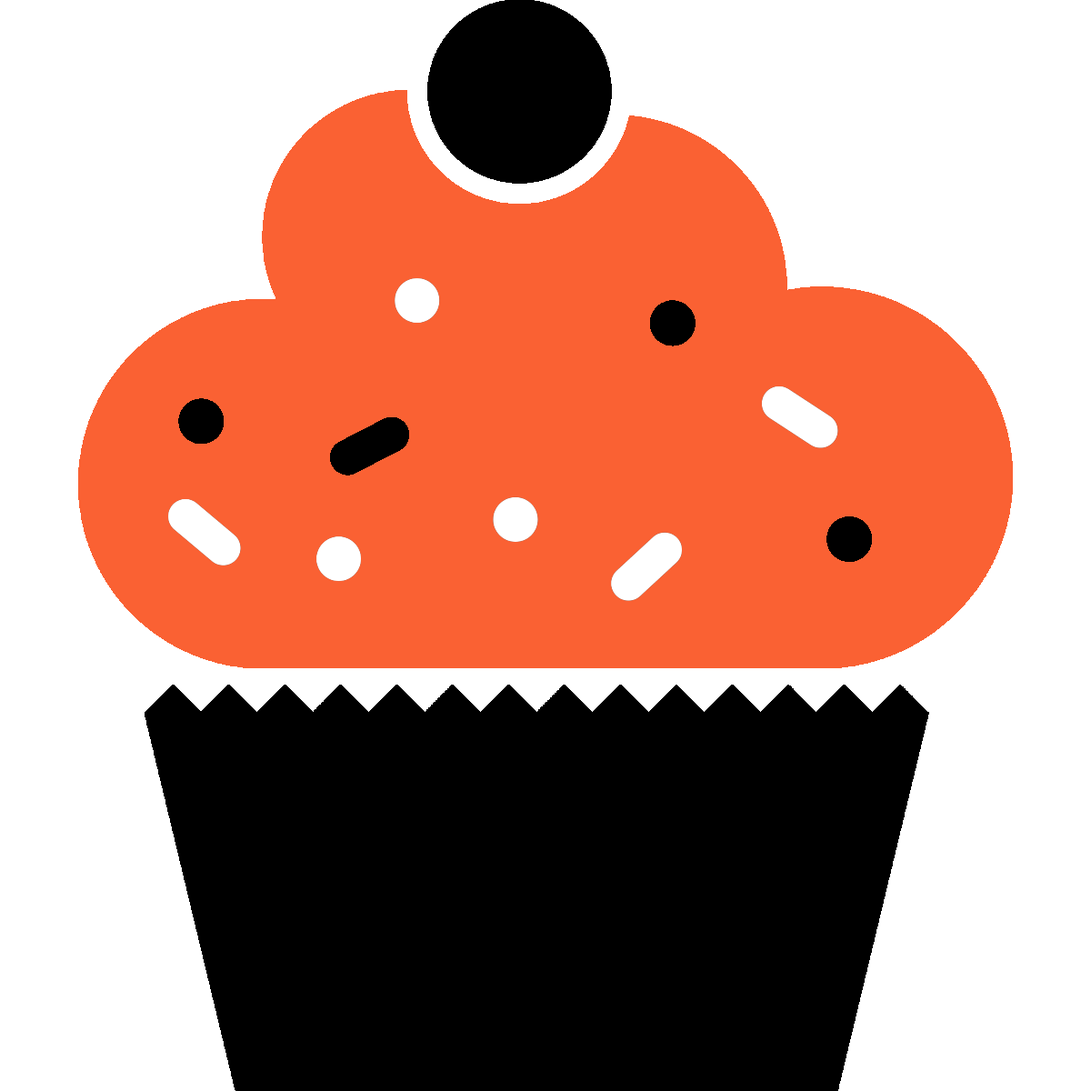
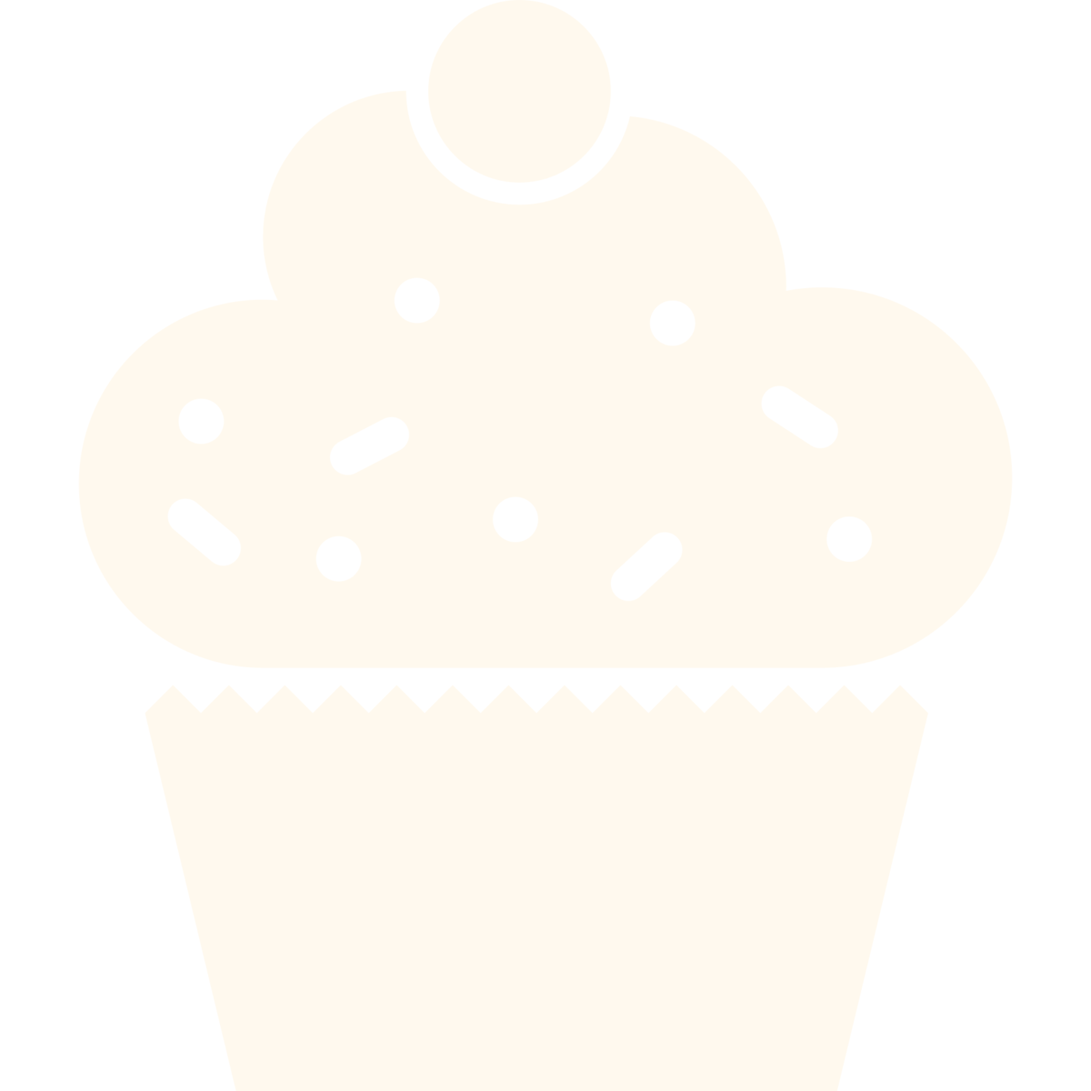
Layers edited between the first and the second 1091px x 1091px image:
hid "Cherry" over (427, 0, 613, 184)
hid "Layer 1" over (178, 300, 873, 563)
hid "Frosting" over (78, 90, 1014, 669)
hid "Paper" over (144, 684, 930, 1091)
added layer "Original copy" above "Original" over (78, 0, 1014, 1091)
hid "Original" over (78, 0, 1014, 1091)
